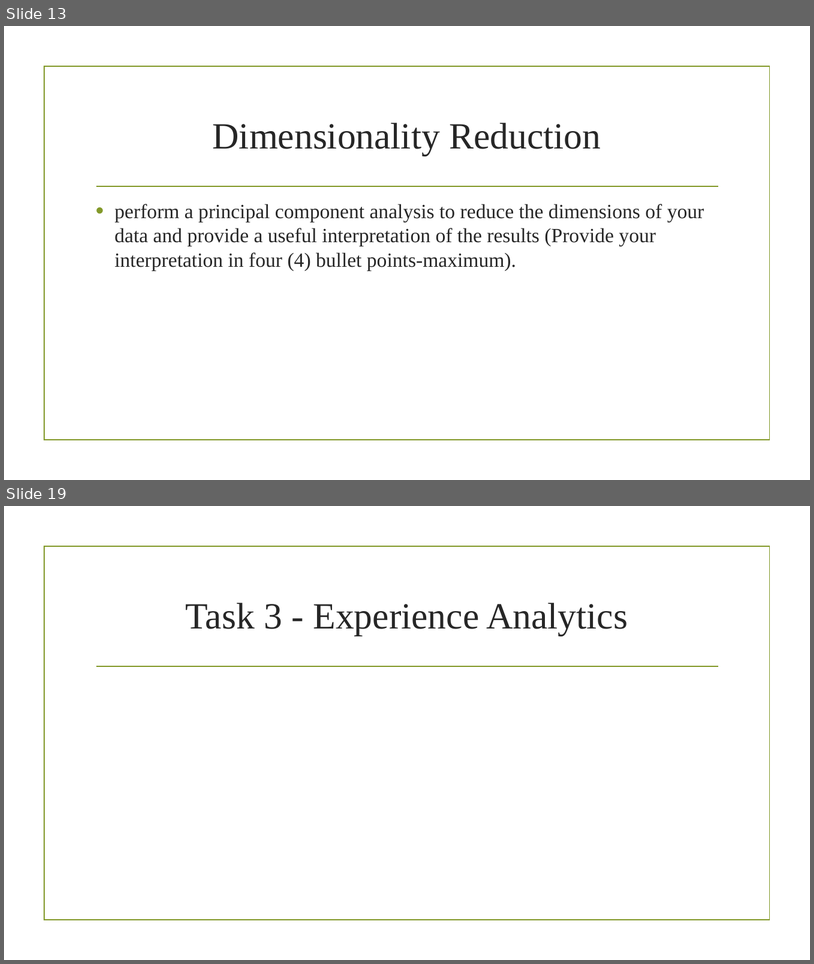
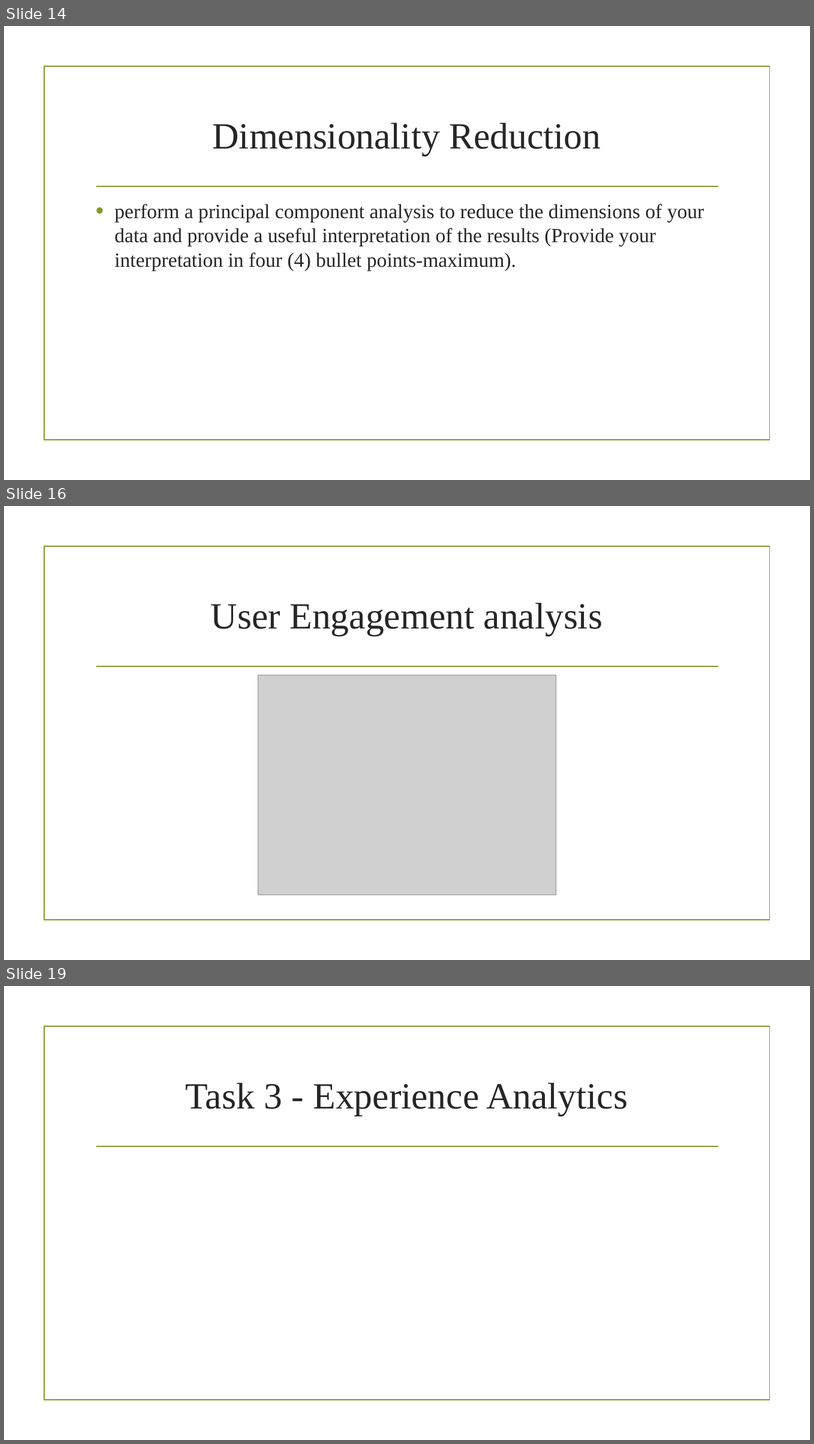
Before and after one commit to niyotham/EDA_Telecom_Industry, a slide deck: EDA TELECOM DATA Final report.pptx. Shown one above the other, each under a label of ours: slides 13 and 19 before the commit, slides 14, 16 and 19 after it; the slides between them are not shown. The pictures are 814x964 and 814x1444 pixels, drawn with LibreOffice and Linux fonts; fonts in the diff are those of the drawing; grey boxes stand for pictures; background and template pictures are left out. Boxes give left, top, right and bottom in pixels: in the first picture for what was removed or moved away, otherwise in the second. Text is boxed around its words. In the diff, an @@ line names an element or a change of style, - is before the commit and + after.

Commit message:
Added some user analysis plots

```diff
--- a/EDA TELECOM DATA Final report.pptx
+++ b/EDA TELECOM DATA Final report.pptx
@@ slide 16 added at <box>4,506,810,960</box>, background picture (left out); not listed: 2 template elements that a slide beside it also shows @@
@@ title added at <box>211,603,603,636</box>, 44 pt, text #262626 @@
+User Engagement analysis
@@ picture added at <box>258,675,557,895</box> @@
@@ what was slide 13 is now slide 14 @@
```
Also in this commit, not shown: 2 slides changed, 3 other slides added, 12 slides removed.
